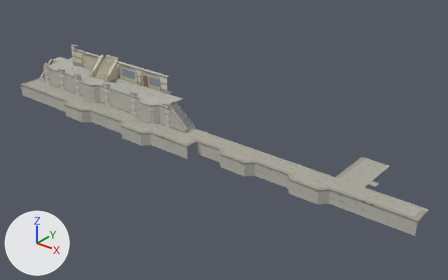
A saved change to the glTF model Resources/Crocotile/Waterfront.gltf.
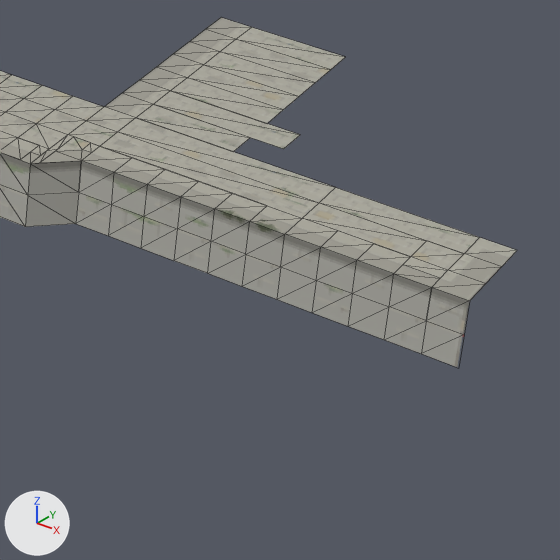
The first picture shows the older version from a 50 mm camera at (176.5, -112.2, 75.3) aimed at (76.1, 13.3, -2.5). The close-ups show both versions on the part from 70% to 98% of the width and 55% to 100% of the height of that picture; other places that the commit changed are outside them. Arrows for +X, +Y and +Z are at lower left; the lights stay in place. The close-ups show mesh edges as thin lines. Vertices at the same position are counted once.

Names of what the first close-up shows: 'bulge_lv_1-col.003', 'corner_right_lvl_1-col.001', 'floor_wall_lvl_1_10-col.001'.
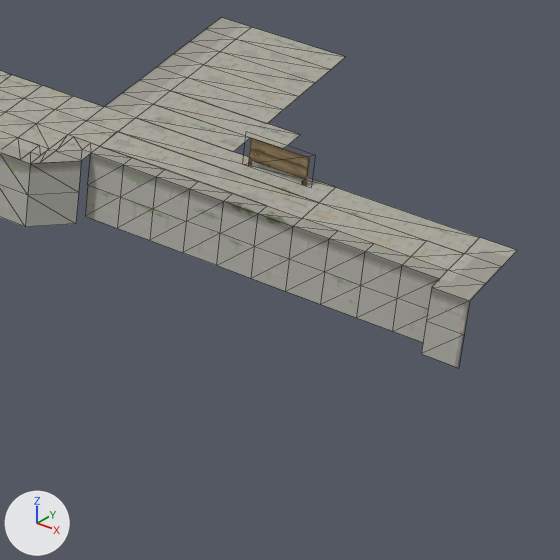
Boxes (x1, y1, x2, y2) around the edits, measured in the close-ups (560 x 560 px; the box of a moved part takes in the faces that stretch with it):
'floor_wall_lvl_1_10-col.001', reshaped: before (76, 17, 480, 354); after (85, 17, 480, 342)
part 1 of me_mesh_9, moved or reshaped: before (76, 132, 448, 354); after (85, 131, 448, 342)

The change, as a diff of the scene's bpy script:
```diff
--- a/Resources/Crocotile/Waterfront.gltf.py
+++ b/Resources/Crocotile/Waterfront.gltf.py
@@ img_image_1 @@
+img_image_1 = load_image('Image_1', '_unpacked/Image_1', 1024, 1280, 'sRGB')
@@ mat_1 @@
+mat_1 = bpy.data.materials.new('1')
+# uses the picture img_image_1
@@ me_mesh_9 @@
 # used by ob_floor_wall_lvl_1_10_col_001; location = (141.94, 2.0, 0.0)
-me_mesh_9.from_pydata(...)  # 78 vertices, 100 faces; spans x -28.0..-6.0, y 2.0..22.0, z -4.0..0.0
+me_mesh_9.from_pydata(...)  # 81 vertices, 100 faces; spans x -28.0..-6.0, y 3.0..22.0, z -4.0..2.0
+# me_mesh_9 part 1
+# 5 vertices are removed from x -8.0..-6.0, y 2.0..3.1, z -4.0..0.0
+# 14 faces are deleted
+# 27 vertices in x -26.0..-10.0, y 2.0, z -4.0..0.0 move by (0.0, 1.0, 0.0)
+# 3 vertices move from x -6.0, y 2.0..3.1, z -2.0..0.0 to x -8.0..-6.0, y 3.0, z -4.0..0.0
+# 8 vertices are added at x -26.0..-6.0, y 3.0..7.1, z -4.0..2.0
+# 12 new faces join them, mat_0
+# 2 new faces join them, mat_1
 me_mesh_9.materials.append(mat_0)
+me_mesh_9.materials.append(mat_1)
```
